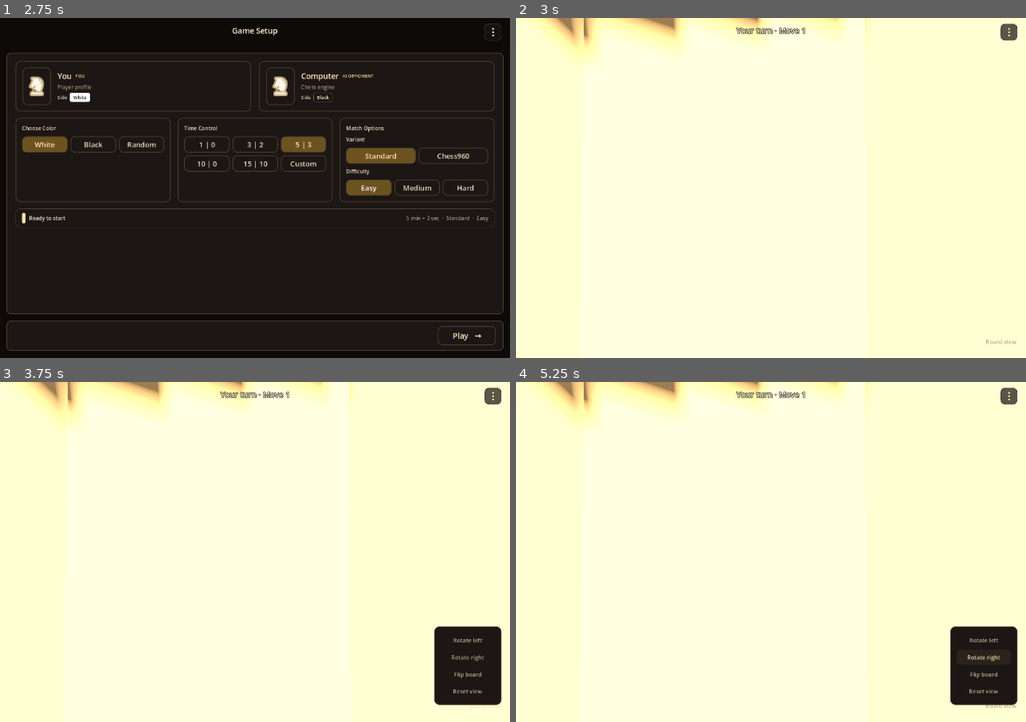
Above: before the commit, frames 1-4 (two rows, left to right).
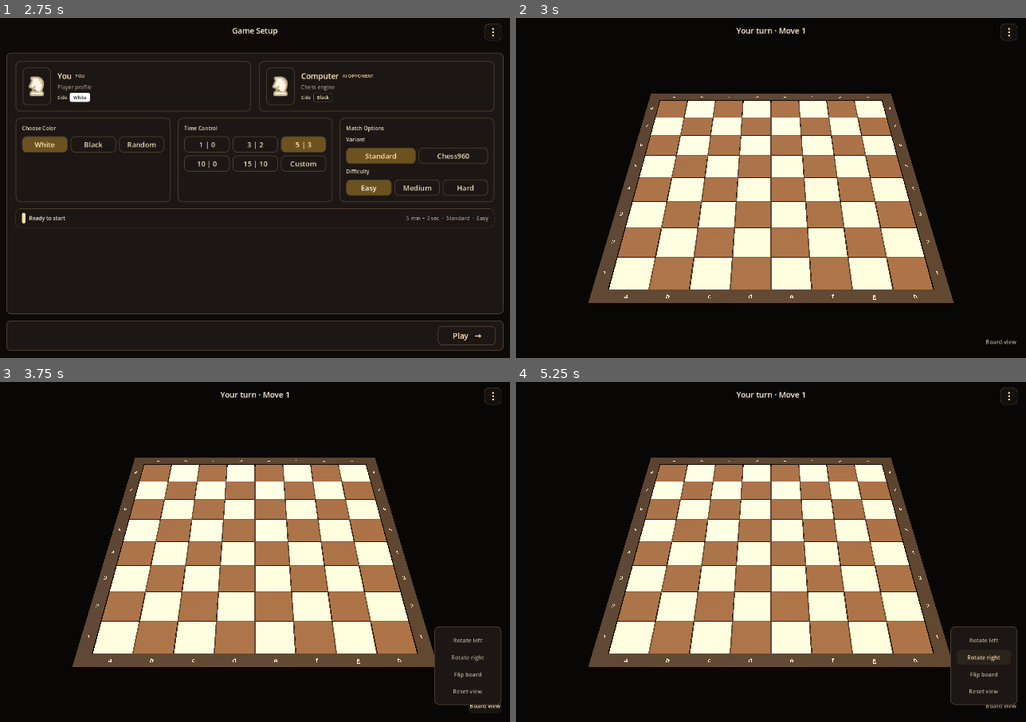
Above: after the commit, the same moments.

Repository: shedrackgodstime/chess-relay
Game: Godot game, scene res://src/ui/app/app_root.tscn
Two runs of this game, one before a commit and one after it. Both use one fixed random seed, a clock stepped at 60 frames per second and the inputs below.
Inputs:
- Up to frame 1 (2.75 s): click "Vs computer" at 0.5 s; click "Easy" at 1.25 s; click "Easy" at 2 s
- Up to frame 2 (3 s): click "Play →" at 2.75 s
- Up to frame 3 (3.75 s): click "Board view" at 3.5 s
- Up to frame 4 (5.25 s): click "Rotate left" at 4.25 s; click "Rotate right" at 5 s

Frame 1 is identical in both runs. In frame 2, 86% of the frame differs, in the area x 0-100%, y 0-100%; in frame 3, 83%; in frame 4, 83%.

Commit message:
Take the piece work out of the project, and keep what it taught
Everything to do with pieces is gone: both model sets, the shape lookup, the piece node,
the demo position and their checks. The board and the camera stay, because they are not
pieces, and the game screen keeps its world, its lights and its orbit camera.

The finding is kept in the plan, because it is the most useful thing this stage produced
and it is not about pieces. Neither imported set looked good enough, even though the
OpenGameArt one won every axis there is to measure: CC0 against BSD-3, 7,218 verts
against 15,539, 254 KB against 622 KB, a consistent 0.045 footprint against 0.536 to
0.948, and tournament proportions a second unrelated pack independently corroborates.

That is the fourth time in this project that a number was not a judgement: camera pitch,
the occlusion behind a piece, and now proportion. Measure to narrow the field, then look.
The rule was already written twice and ignored three times, so it is restated where the
next person will hit it.

Also recorded: the generator is the route that was going to be taken, it is a dependency
chain rather than nine files, and PieceProfiles.Type must not become this project's list
of piece types because that belongs to Rust's chess_core.

Diff:
--- a/godot/src/game/pieces/piece_meshes.gd
+++ /dev/null
@@ -1,262 +0,0 @@
-class_name PieceMeshes
-extends RefCounted
-
-## One mesh per piece shape, and a material per side. Colour is the second axis, not
-## a second set of shapes, so a full set is six shapes and two materials rather than
-## twelve things.
-##
-## This is a lookup, not a declaration. The identities it is keyed by are the ones
-## that arrive over the application boundary, not a list this project invented:
-## `application_core.md` puts board and piece state in Rust's `chess_core` and says of
-## Godot only that it "renders the board". Declaring an enum of piece types here would
-## be a second source of truth for piece identity — correct-looking, passing every
-## check, and disagreeing with `chess_core` the first time either side changed.
-##
-## It is keyed by StringName rather than by an integer because that is the form that
-## crosses a language boundary without agreeing on a number first, and because a
-## misspelled identity is a missing mesh at run time rather than a wrong mesh.
-
-const LIGHT := &"light"
-const DARK := &"dark"
-
-## Candidate sets, so two can be on the board at once and compared.
-##
-## Both are here because proportion cannot be judged from numbers: a knight that
-## measures the right height can still read as a lump, and that is a thing to look at.
-## Changing `ACTIVE_SET` is the whole comparison.
-const SETS := {
-	&"oga": {
-		&"pawn": "res://src/game/pieces/models/oga/pawn.glb",
-		&"knight": "res://src/game/pieces/models/oga/knight.glb",
-		&"bishop": "res://src/game/pieces/models/oga/bishop.glb",
-		&"rook": "res://src/game/pieces/models/oga/rook.glb",
-		&"queen": "res://src/game/pieces/models/oga/queen.glb",
-		&"king": "res://src/game/pieces/models/oga/king.glb",
-	},
-	&"saber": {
-		&"pawn": "res://src/game/pieces/models/saber/pawn.glb",
-		&"knight": "res://src/game/pieces/models/saber/knight.glb",
-		&"bishop": "res://src/game/pieces/models/saber/bishop.glb",
-		&"rook": "res://src/game/pieces/models/saber/rook.glb",
-		&"queen": "res://src/game/pieces/models/saber/queen.glb",
-		&"king": "res://src/game/pieces/models/saber/king.glb",
-	},
-}
-
-## Which set the game draws with.
-const ACTIVE_SET := &"oga"
-
-## How big each piece ends up.
-##
-## The difference between the two entries is the whole reason they are here.
-##
-## **OGA** is one number for all six. Its models share a base footprint and their
-## heights are already in tournament proportion — pawn 0.53, rook 0.58, knight 0.63,
-## bishop 0.74, queen 0.89 of the king — so scaling the set as one thing is correct
-## and a single factor is all it takes.
-##
-## **Saber** needs a different factor per piece. Its six models are not a set: their
-## base footprints run from 0.536 to 0.948, and a knight is 0.35 of the king's
-## height, which makes it the smallest piece on the board. Scaling it as one thing is
-## what its original project does, by ten, and that makes the inconsistency uniformly
-## wrong rather than removing it.
-##
-## The targets are a starting point. Proportion is judged by looking.
-const SET_SCALE := {
-	&"oga": 11.8,
-	&"saber": {
-		&"knight": 1.466,
-		&"pawn": 0.823,
-		&"bishop": 0.791,
-		&"rook": 0.903,
-		&"queen": 0.699,
-		&"king": 0.671,
-	},
-}
-
-## Loaded once. A dictionary of paths read per instance would be a disk read per piece.
-static var _loaded: Dictionary = {}
-
-
-## The mesh for an identity in the active set, or null if that identity has no model.
-##
-## Null rather than a placeholder on purpose. A pawn standing in for a missing king
-## would look like a bug somewhere else entirely.
-##
-## **The mesh is a shared resource and carries nothing but geometry.** No material and
-## no scale, because both are properties of the node that draws it and not of the
-## geometry: a colour and a size belong to how a piece is presented here, and thirty-two
-## nodes sharing one mesh is thirty-two times less memory than thirty-two copies.
-static func mesh_for(identity: StringName) -> Mesh:
-	var set_paths: Dictionary = SETS.get(ACTIVE_SET, {})
-	var path: String = set_paths.get(identity, "")
-	if path.is_empty() or not FileAccess.file_exists(path):
-		return null
-	var mesh := _mesh(path)
-	if mesh == null or mesh.get_surface_count() == 0:
-		return null
-	return mesh
-
-
-## How large this identity's model is drawn.
-##
-## A `Vector3` rather than a float because it is applied to a node, and a node's scale
-## is a vector. Uniform, because every scale here is uniform.
-static func model_scale_for(identity: StringName) -> Vector3:
-	var entry = SET_SCALE.get(ACTIVE_SET, 1.0)
-	if entry is Dictionary:
-		return Vector3.ONE * float((entry as Dictionary).get(identity, 1.0))
-	return Vector3.ONE * float(entry)
-
-
-## A piece material, kept as a resource rather than applied as an override at each
-## use, so one change re-skins every piece.
-static func material_for(side: StringName) -> StandardMaterial3D:
-	if side == DARK:
-		return _dark()
-	return _light()
-
-
-static func _scale_for(identity: StringName) -> float:
-	var entry = SET_SCALE.get(ACTIVE_SET, 1.0)
-	if entry is Dictionary:
-		return float((entry as Dictionary).get(identity, 1.0))
-	return float(entry)
-
-
-static func _light() -> StandardMaterial3D:
-	var cached := _loaded.get(LIGHT, null) as StandardMaterial3D
-	if cached != null:
-		return cached
-	var material := StandardMaterial3D.new()
-	material.albedo_color = Color(0.92, 0.86, 0.74)
-	material.roughness = 0.42
-	material.metallic_specular = 0.5
-	_loaded[LIGHT] = material
-	return material
-
-
-static func _dark() -> StandardMaterial3D:
-	var cached := _loaded.get(DARK, null) as StandardMaterial3D
-	if cached != null:
-		return cached
-	var material := StandardMaterial3D.new()
-	material.albedo_color = Color(0.10, 0.07, 0.05)
-	material.roughness = 0.42
-	material.metallic_specular = 0.5
-	_loaded[DARK] = material
-	return material
-
-
-## The mesh for a model path.
-##
-## Two routes, in order. The first is the imported resource, which is what the game
-## should normally use: it is faster to load and it is what the import pipeline is for.
-##
-## The second reads the glTF at run time through `GLTFDocument`. That exists because
-## a `.glb` is only loadable once it has been imported, and the import step is the one
-## part of this project that cannot always run headlessly — `--import` and `--editor`
-## both abort on some builds. Without this the board was simply empty, with a warning
-## per piece and nothing to see.
-static func _mesh(path: String) -> Mesh:
-	if _loaded.has(path):
-		return _loaded[path] as Mesh
-	var mesh := _imported_mesh(path)
-	if mesh == null:
-		mesh = _gltf_mesh(path)
-	_loaded[path] = mesh
-	return mesh
-
-
-## Through the import pipeline, which is the normal route.
-static func _imported_mesh(path: String) -> Mesh:
-	if not ResourceLoader.exists(path):
-		return null
-	var packed := load(path) as PackedScene
-	if packed == null:
-		return load(path) as Mesh
-	var root := packed.instantiate()
-	var found := _first_mesh(root)
-	var mesh := found.mesh if found != null else null
-	if root != null:
-		root.free()
-	return mesh
-
-
-## Straight out of the glTF, with no import step.
-static func _gltf_mesh(path: String) -> Mesh:
-	if not FileAccess.file_exists(path):
-		return null
-	var document := GLTFDocument.new()
-	var state := GLTFState.new()
-	var err := document.append_from_file(ProjectSettings.globalize_path(path), state)
-	if err != OK:
-		push_warning("could not read %s: %d" % [path, err])
-		return null
-	var root := document.generate_scene(state)
-	if root == null:
-		return null
-	var found := _first_mesh(root)
-	var mesh := found.mesh if found != null else null
-	if mesh == null:
-		root.free()
-		return null
-	# The node's own transform is part of the model. These files are authored at large
-	# raw sizes and scaled down by their root node — a pawn's vertices span 2.5 units
-	# behind a node scaled by 0.02 — and taking only the mesh resource throws that away,
-	# so a piece would come out fifty times too large.
-	mesh = _bake_transform(mesh, found.transform)
-	root.free()
-	return mesh
-
-
-## Normals pushed through a basis.
-static func _reorient_normals(normals: PackedVector3Array, basis: Basis) -> PackedVector3Array:
-	var moved := PackedVector3Array()
-	moved.resize(normals.size())
-	for index in normals.size():
-		moved[index] = basis * normals[index]
-	return moved
-
-
-## A copy of the mesh with a transform folded into its vertices.
-##
-## Baking rather than keeping the node transform, because the piece node is the only
-## thing that will ever draw this and it should carry one transform of its own.
-static func _bake_transform(mesh: Mesh, transform: Transform3D) -> Mesh:
-	var baked := ArrayMesh.new()
-	var basis := transform.basis
-	for surface in mesh.get_surface_count():
-		var arrays := mesh.surface_get_arrays(surface)
-		if arrays.is_empty():
-			continue
-		if arrays[Mesh.ARRAY_VERTEX] != null:
-			arrays[Mesh.ARRAY_VERTEX] = transform * arrays[Mesh.ARRAY_VERTEX]
-		if arrays[Mesh.ARRAY_NORMAL] != null:
-			# Normals follow the inverse transpose, so a non-uniform scale would
-			# otherwise tilt them.
-			# Normals follow the inverse transpose, so a non-uniform scale would
-			# otherwise tilt them. One at a time: `Basis * PackedVector3Array` is
-			# not a valid operation even though `Transform3D * PackedVector3Array`
-			# is, which is an easy thing to assume.
-			arrays[Mesh.ARRAY_NORMAL] = _reorient_normals(
-				arrays[Mesh.ARRAY_NORMAL], basis.inverse().transposed())
-		baked.add_surface_from_arrays(Mesh.PRIMITIVE_TRIANGLES, arrays)
-	return baked
-
-
-## The first MeshInstance3D anywhere below a node. A glTF scene carries its own root
-## and naming, so the mesh is looked for rather than assumed at a fixed path.
-static func _first_mesh(from: Node) -> MeshInstance3D:
-	if from is MeshInstance3D:
-		return from as MeshInstance3D
-	for child in from.get_children():
-		var found := _first_mesh(child)
-		if found != null:
-			return found
-	return null
-
-
-## Drops the cache. For tests, and for the editor after a shape is rebuilt.
-static func clear_cache() -> void:
-	_loaded.clear()
--- a/godot/src/game/pieces/piece_view.gd
+++ /dev/null
@@ -1,69 +0,0 @@
-class_name ChessPieceView
-extends MeshInstance3D
-
-## One piece standing on one square.
-##
-## The shape comes from `PieceMeshes` and nothing here decides what a piece looks like.
-## This node is the board's business: which identity, which side, which square, and
-## whether a tap landed on it.
-##
-## `piece_type` is a plain string rather than an export enum on purpose. An enum in this
-## project would be a second list of piece types, and `application_core.md` puts that
-## list in Rust's `chess_core`. A name that arrives over the boundary and is looked up
-## keeps one list. The cost is no dropdown in the editor, which is the right trade: a
-## dropdown would be an editor suggesting this project is the authority.
-
-## The identity as it arrives over the boundary, and the side. Kept as they came so a
-## piece moved to another square keeps exactly what it was.
-@export var piece_type := "pawn"
-@export_enum("white", "black") var side := "white"
-
-## Which square this piece stands on, as board notation. Empty means not on the board.
-var square := ""
-
-## Why there is no mesh, when there is none. Set rather than left blank so a missing
-## model is visible in the log rather than as a piece that simply is not there.
-var missing_shape := ""
-
-
-func _ready() -> void:
-	_apply()
-
-
-func configure(identity: String, piece_side: String) -> void:
-	piece_type = identity
-	side = piece_side
-	if is_node_ready():
-		_apply()
-
-
-## Puts the piece on a square, and turns it to face the other side when it is dark.
-##
-## The turn is on every piece rather than only the knight because the models are not
-## symmetrical front to back, and a set where only one kind of piece faces its opponent
-## reads as a mistake. It is 180 degrees about Y, which is the documented orientation
-## difference between the two sides.
-func place_on(target_square: String, world_position: Vector3) -> void:
-	square = target_square
-	position = world_position
-	rotation.y = PI if side == "black" else 0.0
-
-
-func _apply() -> void:
-	rotation.y = PI if side == "black" else 0.0
-	var identity := StringName(piece_type)
-	var found := PieceMeshes.mesh_for(identity)
-	if found == null:
-		missing_shape = piece_type
-		mesh = null
-		material_override = null
-		push_warning("no model for piece '%s' in set '%s'"
-			% [piece_type, PieceMeshes.ACTIVE_SET])
-		return
-	missing_shape = ""
-	# The mesh is shared and carries only geometry. Colour and size are this node's:
-	# they are how a piece is presented here, not something about the shape.
-	mesh = found
-	material_override = PieceMeshes.material_for(
-		PieceMeshes.DARK if side == "black" else PieceMeshes.LIGHT)
-	scale = PieceMeshes.model_scale_for(identity)
--- a/godot/src/game/pieces/piece_view.tscn
+++ /dev/null
@@ -1,13 +0,0 @@
-[gd_scene load_steps=2 format=3]
-
-; The node IS the mesh, so the shape is set on the piece itself rather than on a child
-; MeshInstance3D inside it. One node and one draw call per piece, and thirty-two
-; pieces plus the trays is a scene that does not need a wrapper per piece.
-;
-; The mesh is not authored here. It comes from PieceMeshes, which looks the identity up
-; in the active model set, so swapping the set is one constant and not thirty-two edits.
-
-[ext_resource type="Script" path="res://src/game/pieces/piece_view.gd" id="1_piece_view"]
-
-[node name="ChessPieceView" type="MeshInstance3D"]
-script = ExtResource("1_piece_view")
--- a/godot/src/ui/screens/game/game_screen.gd
+++ b/godot/src/ui/screens/game/game_screen.gd
@@ -3,10 +3,8 @@
 
 signal leave_requested
 
-const PIECE_SCENE: PackedScene = preload("res://src/game/pieces/piece_view.tscn")
 
 @onready var _board: ChessBoardView = %Board
-@onready var _pieces: Node3D = %Pieces
 @onready var _header: GameHeader = %GameHeader
 @onready var _camera: Camera3D = %Camera
 @onready var _board_view_button: Button = %BoardViewButton
@@ -21,7 +19,6 @@
 	_board.square_pressed.connect(_on_square_pressed)
 	_camera.target = CAMERA_TARGET
 	_update_camera_framing()
-	_build_demo_position()
 
 
 func _notification(what: int) -> void:
@@ -97,27 +94,6 @@
 	_header.set_center_text("Selected %s" % square.to_upper())
 
 
-func _build_demo_position() -> void:
-	var back_rank := ["rook", "knight", "bishop", "queen", "king", "bishop", "knight", "rook"]
-	for file in 8:
-		_add_piece(back_rank[file], "white", "%s1" % char("a".unicode_at(0) + file))
-		_add_piece("pawn", "white", "%s2" % char("a".unicode_at(0) + file))
-		_add_piece("pawn", "black", "%s7" % char("a".unicode_at(0) + file))
-		_add_piece(back_rank[file], "black", "%s8" % char("a".unicode_at(0) + file))
-
-
-## Places one piece.
-##
-## `type` arrives as a plain identity string rather than an index into a list this
-## project holds, because the list of piece types belongs to the application core and
-## this is only the demo position standing in for it until that arrives.
-func _add_piece(type: String, piece_side: String, square: String) -> void:
-	var piece := PIECE_SCENE.instantiate() as ChessPieceView
-	_pieces.add_child(piece)
-	piece.configure(type, piece_side)
-	piece.place_on(square, _board.square_to_world(square, 0.0))
-
-
 func _open_game_menu() -> void:
 	var confirmation := ConfirmationDialog.new()
 	confirmation.theme_type_variation = &"ModalDialog"
--- a/godot/src/ui/screens/game/game_screen.tscn
+++ b/godot/src/ui/screens/game/game_screen.tscn
@@ -80,9 +80,6 @@
 [node name="Board" parent="World" instance=ExtResource("2_board")]
 unique_name_in_owner = true
 
-[node name="Pieces" type="Node3D" parent="World"]
-unique_name_in_owner = true
-
 [node name="HUD" type="CanvasLayer" parent="."]
 
 [node name="HUDRoot" type="Control" parent="HUD"]
--- a/godot/tests/ui_smoke_test.gd
+++ b/godot/tests/ui_smoke_test.gd
@@ -318,44 +318,6 @@
 	# The piece seam exists before any piece does. It is keyed by the identities that
 	# arrive over the application boundary rather than by an enum declared here, so
 	# there is one list of piece types and this project is not it.
-	# Two candidate sets, so they can be on the board at once and compared, and both
-	# are here because proportion cannot be judged from numbers.
-	_check(PieceMeshes.SETS.size() == 2,
-		"two candidate sets to compare, got %d" % PieceMeshes.SETS.size())
-	for set_name: StringName in PieceMeshes.SETS.keys():
-		var paths: Dictionary = PieceMeshes.SETS[set_name]
-		_check(paths.size() == 6, "%s has six identities" % set_name)
-		for identity: StringName in paths.keys():
-			_check(FileAccess.file_exists(paths[identity]),
-				"%s %s is committed" % [set_name, identity])
-		_check(PieceMeshes.SET_SCALE.has(set_name),
-			"%s has its own sizing" % set_name)
-	# The mesh is a shared resource carrying only geometry. Colour and size belong to
-	# the node, which is why thirty-two pieces do not cost thirty-two copies of a mesh.
-	# Read at run time through GLTFDocument, because a .glb is only loadable once it has
-	# been imported and the import step does not run headlessly on every build. Without
-	# this the board was empty with a warning per piece.
-	_check(PieceMeshes.mesh_for(&"pawn") != null, "the pawn model is readable")
-	_check(PieceMeshes.mesh_for(&"pawn") == PieceMeshes.mesh_for(&"pawn"),
-		"and is shared rather than copied per piece")
-	# A model's own root transform is part of it. These files are authored large and
-	# scaled down by their root node, and taking only the mesh resource would make a
-	# piece fifty times too large.
-	var sample := PieceMeshes.mesh_for(&"pawn").get_aabb().size
-	_check(sample.x < 0.2 and sample.y < 0.2,
-		"and its own scale is baked in, pawn %.3f x %.3f" % [sample.x, sample.y])
-
-	# The active set is one constant, so comparing the two is flipping it.
-	_check(PieceMeshes.SET_SCALE.has(PieceMeshes.ACTIVE_SET),
-		"the active set is one with a scale, got %s" % PieceMeshes.ACTIVE_SET)
-	# A consistent set is scaled by one number; an inconsistent one cannot be, which is
-	# why saber carries a factor per piece and oga does not.
-	_check(PieceMeshes.SET_SCALE[PieceMeshes.ACTIVE_SET] is float,
-		"and the active set is scaled as one set, which only a consistent set can be")
-
-	_check(PieceMeshes.mesh_for(&"dragon") == null,
-		"an identity that is not a piece gives nothing")
-
 	_check(game._board.get_node("Coordinates").get_child_count() == 32,
 		"game board builds reusable labels on all four frame sides")
 	_check(game._board.get_node("Coordinates/FileFront_a").mesh.text == "a",
@@ -368,8 +330,6 @@
 		"rank labels are pinned to the frame midpoint")
 	_check(is_equal_approx(game._board.get_node("Coordinates/FileFront_a").position.y, 0.029),
 		"coordinate markings sit on the frame top surface")
-	_check(game._pieces.get_child_count() == 32,
-		"game screen renders a complete demo position")
 	var key_light := game.get_node("World/KeyLight") as DirectionalLight3D
 	_check(is_equal_approx(key_light.rotation_degrees.x, -90.0),
 		"game key light is directly above the board")
@@ -383,66 +343,6 @@
 		"game has a left-side fill light")
 	_check(game.get_node("World/RightFillLight") is OmniLight3D,
 		"game has a right-side fill light")
-	# Every piece should have found a model. Without the import pipeline a .glb cannot
-	# be loaded here, so this cannot be asserted in this suite; what it can assert is
-	# that a piece knows which identity it is and which square it is on, and that it
-	# turned to face the other side.
-	var black_piece := game._pieces.get_child(2) as ChessPieceView
-	_check(is_equal_approx(black_piece.rotation.y, PI),
-		"black pieces face the opposing side")
-	var light_piece := game._pieces.get_child(0) as ChessPieceView
-	_check(is_equal_approx(light_piece.rotation.y, 0.0),
-		"and light pieces face the near side")
-	_check(not light_piece.square.is_empty(),
-		"a piece knows the square it stands on, got '%s'" % light_piece.square)
-	# The demo position is the real one, not a row of pawns. Checked a rank at a time
-	# because that is the thing worth knowing: a1 is a rook.
-	var back_rank := ["rook", "knight", "bishop", "queen", "king", "bishop", "knight", "rook"]
-	for file in 8:
-		var name := "abcdefgh"[file]
-		# Four pieces per file, in the order the demo position builds them: white back
-		# rank, white pawn, black pawn, black back rank.
-		var near_rook := game._pieces.get_child(file * 4) as ChessPieceView
-		var near_pawn := game._pieces.get_child(file * 4 + 1) as ChessPieceView
-		_check(near_rook.piece_type == back_rank[file]
-				and near_rook.square == name + "1"
-				and near_rook.side == "white",
-			"%s1 is a %s for white, got %s on %s"
-				% [name, back_rank[file], near_rook.piece_type, near_rook.square])
-		_check(near_pawn.piece_type == "pawn" and near_pawn.square == name + "2",
-			"%s2 is a white pawn, got %s on %s"
-				% [name, near_pawn.piece_type, near_pawn.square])
-		var far_pawn := game._pieces.get_child(file * 4 + 2) as ChessPieceView
-		var far_rook := game._pieces.get_child(file * 4 + 3) as ChessPieceView
-		_check(far_pawn.side == "black" and far_pawn.square == name + "7",
-			"%s7 is a black pawn, got %s on %s"
-				% [name, far_pawn.piece_type, far_pawn.square])
-		_check(far_rook.piece_type == back_rank[file] and far_rook.side == "black"
-				and far_rook.square == name + "8",
-			"%s8 is a black %s, got %s on %s"
-				% [name, back_rank[file], far_rook.piece_type, far_rook.square])
-	_check(light_piece.missing_shape.is_empty()
-			or light_piece.mesh == null,
-		"a piece either has a model or says which one it is missing")
-
-	# Every piece on the board must have a real mesh, and the set must be in tournament
-	# proportion. Counting children cannot tell an empty board from a full one, which is
-	# the whole reason the board was silently empty.
-	var drawn := 0
-	var tallest := 0.0
-	for child in game._pieces.get_children():
-		var piece := child as ChessPieceView
-		if piece.mesh != null:
-			drawn += 1
-			tallest = maxf(tallest, piece.mesh.get_aabb().size.y * piece.scale.x)
-	_check(drawn == 32, "every piece has a mesh, got %d of 32" % drawn)
-	for child in game._pieces.get_children():
-		var piece := child as ChessPieceView
-		if piece.mesh == null:
-			continue
-		var ratio := (piece.mesh.get_aabb().size.y * piece.scale.x) / tallest
-		_check(ratio > 0.45 and ratio <= 1.0,
-			"%s is a sensible fraction of the king, %.2f" % [piece.piece_type, ratio])
 	game._update_camera_framing(1440.0, 900.0)
 	var wide_camera_height := game._camera.position.y
 	game._update_camera_framing(640.0, 900.0)
Not shown, removed: godot/src/game/pieces/models/LICENSE-SaberCpp-BSD3.txt
Binary file removed: godot/src/game/pieces/models/oga/bishop.glb
Binary file removed: godot/src/game/pieces/models/oga/king.glb
Binary file removed: godot/src/game/pieces/models/oga/knight.glb
Binary file removed: godot/src/game/pieces/models/oga/pawn.glb
Binary file removed: godot/src/game/pieces/models/oga/queen.glb
Binary file removed: godot/src/game/pieces/models/oga/rook.glb
Binary file removed: godot/src/game/pieces/models/saber/bishop.glb
Binary file removed: godot/src/game/pieces/models/saber/king.glb
Binary file removed: godot/src/game/pieces/models/saber/knight.glb
Binary file removed: godot/src/game/pieces/models/saber/pawn.glb
Binary file removed: godot/src/game/pieces/models/saber/queen.glb
(and 4 more such lines)
